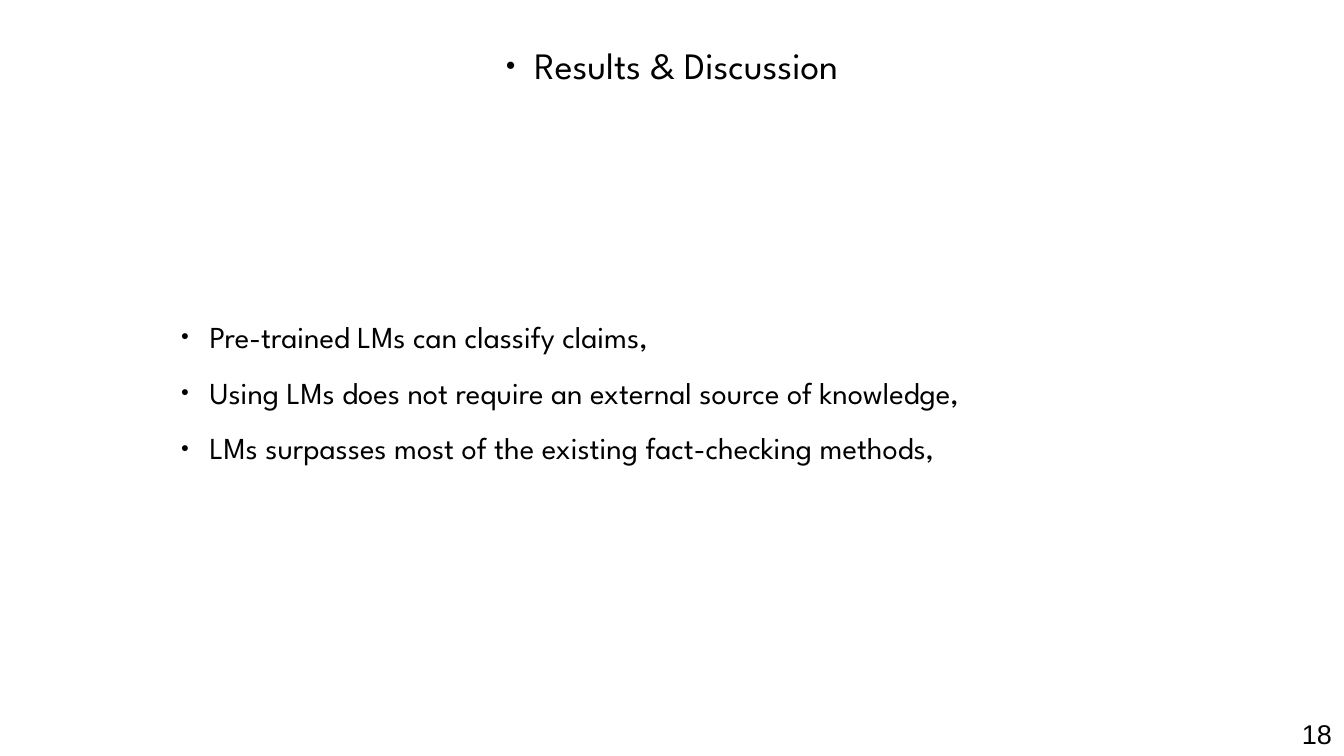
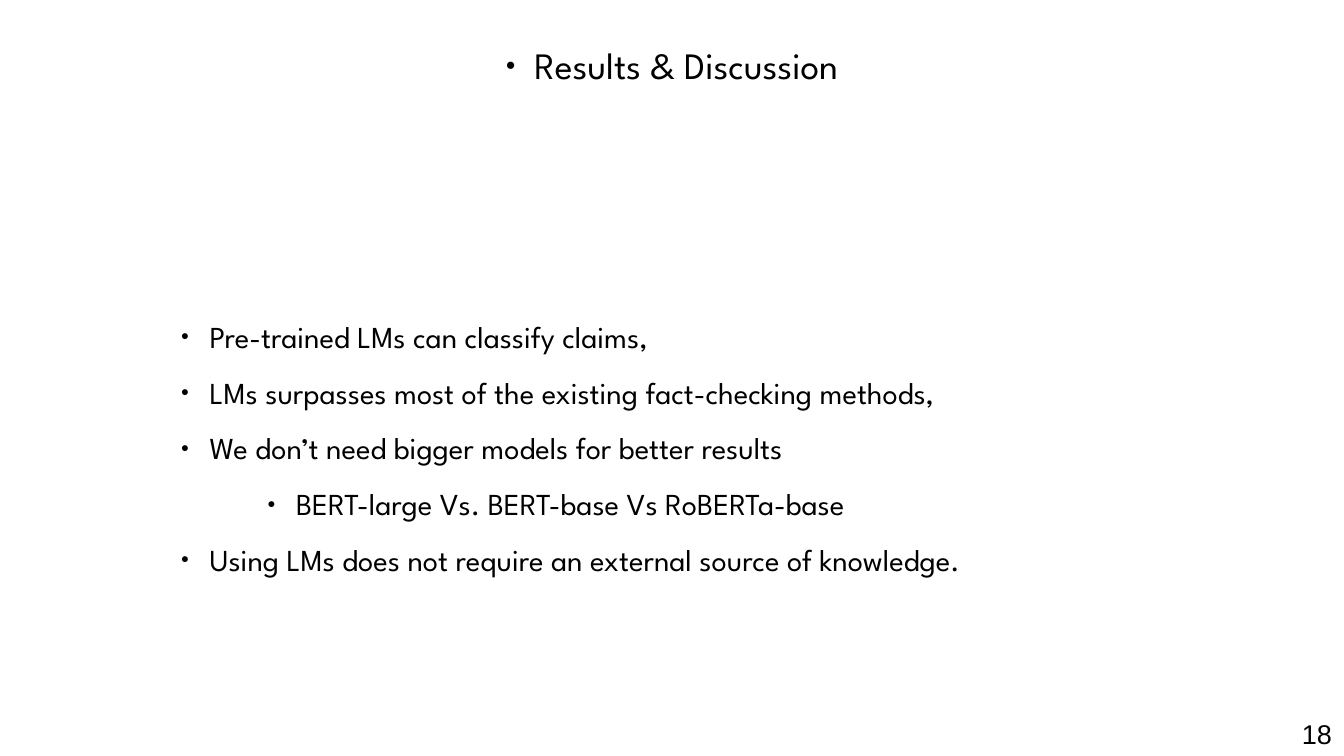
Before and after one commit to othmanelhoufi/LM-for-FactChecking, a slide deck: slide 18 of presentation/NLP_fact_checking.odp. Drawn at 1344x756 pixels with LibreOffice and Linux fonts; fonts in the diff are those of the drawing. Boxes give left, top, right and bottom in pixels: in the first picture for what was removed or moved away, otherwise in the second. Text is boxed around its words. In the diff, an @@ line names an element or a change of style, - is before the commit and + after.

```diff
--- a/presentation/NLP_fact_checking.odp
+++ b/presentation/NLP_fact_checking.odp
@@ text at box(210, 382, 959, 411): paragraph removed @@
-● Using LMs does not require an external source of knowledge,
@@ text at box(210, 437, 960, 578): paragraphs added @@
+● We don’t need bigger models for better results
+      ● BERT-large Vs. BERT-base Vs RoBERTa-base
+● Using LMs does not require an external source of knowledge.
```
Also in this commit, not shown: 1 other slide changed.
